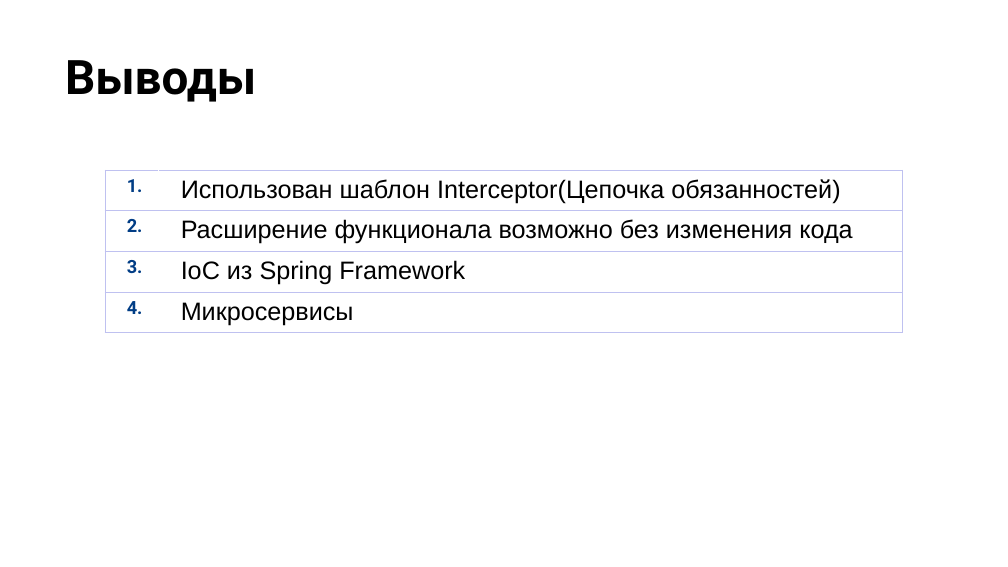
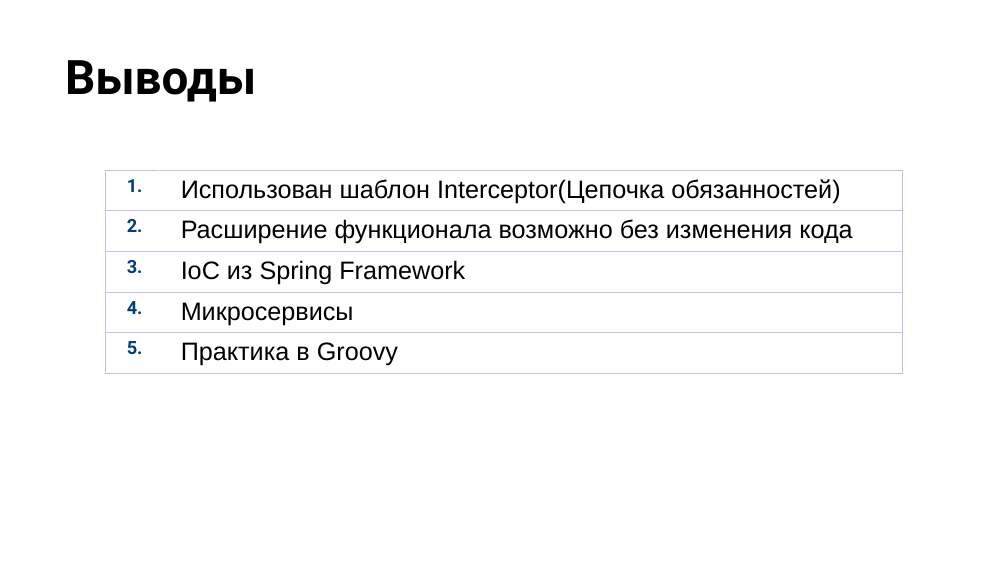
Before and after one commit to YaroslavErlikh/otus-main-pattrns-project, a slide deck: slide 7 of doc/Архитектура и шаблоны проектирования.pptx (slide 9 before the commit). Drawn at 1008x567 pixels with LibreOffice and Linux fonts; fonts in the diff are those of the drawing; background and template pictures are left out. Boxes give left, top, right and bottom in pixels: in the first picture for what was removed or moved away, otherwise in the second. Text is boxed around its words. In the diff, an @@ line names an element or a change of style, - is before the commit and + after.

```diff
--- a/doc/Архитектура и шаблоны проектирования.pptx
+++ b/doc/Архитектура и шаблоны проектирования.pptx
@@ table at (x1=105, y1=170, x2=903, y2=374) @@
+row 5: 5. | Практика в Groovy
```
Also in this commit, not shown: 2 other slides changed, 2 slides removed.
